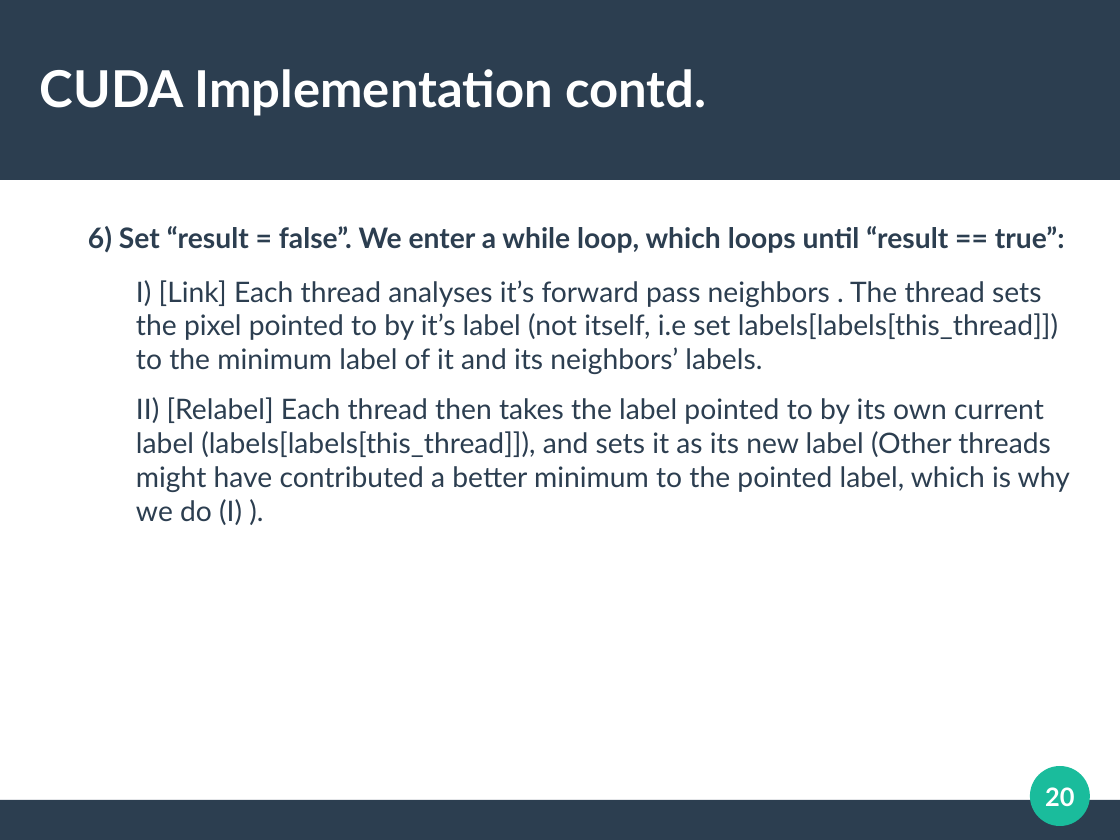
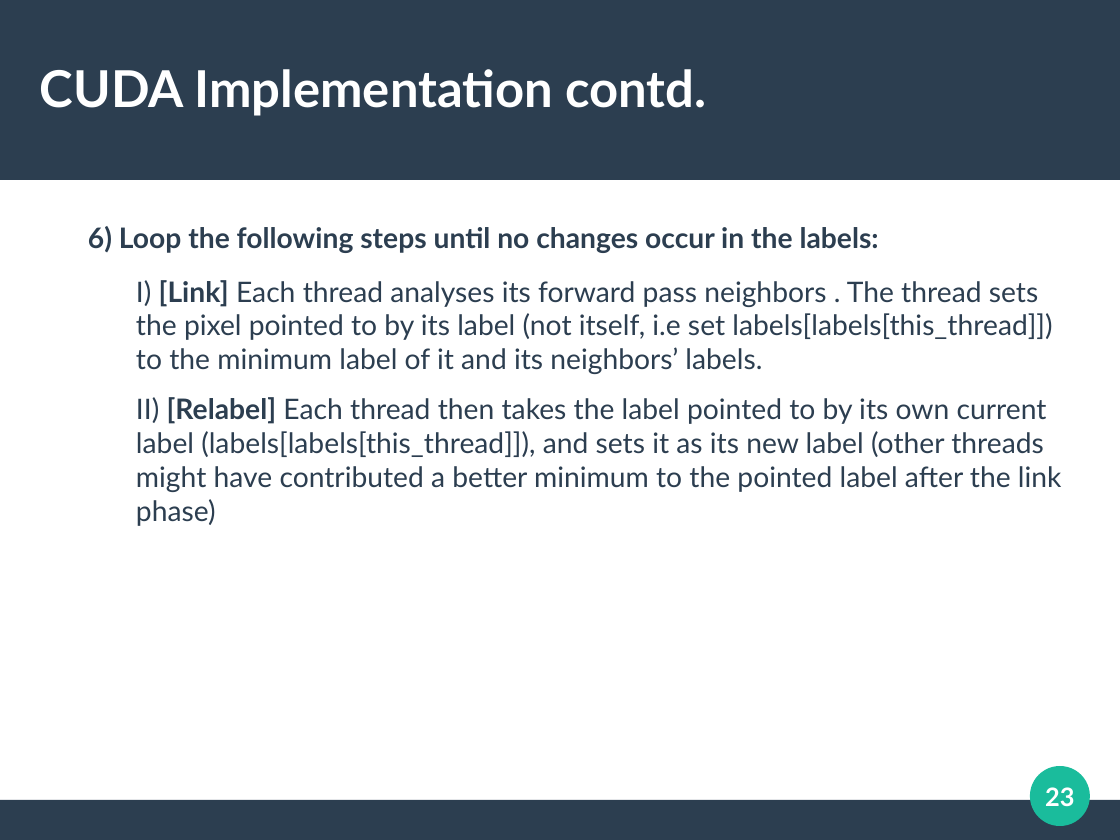
Before and after one commit to cycraig/ConnectedComponentsLabelling, a slide deck: slide 23 of presentation/Presentation.odp (slide 20 before the commit). Drawn at 1120x840 pixels with LibreOffice and Linux fonts; fonts in the diff are those of the drawing. Boxes give left, top, right and bottom in pixels: in the first picture for what was removed or moved away, otherwise in the second. Text is boxed around its words. In the diff, an @@ line names an element or a change of style, - is before the commit and + after.

```diff
--- a/presentation/Presentation.odp
+++ b/presentation/Presentation.odp
@@ text at box(88, 226, 1062, 526): text changed @@
-6) Set “result = false”. We enter a while loop, which loops until “result == true”:
-  I) [Link] Each thread analyses it’s forward pass neighbors . The thread sets the pixel pointed to by it’s label (not itself, i.e set labels[labels[this_thread]]) to the minimum label of it and its neighbors’ labels.
-  II) [Relabel] Each thread then takes the label pointed to by its own current label (labels[labels[this_thread]]), and sets it as its new label (Other threads might have contributed a better minimum to the pointed label, which is why we do (I) ).
+6) Loop the following steps until no changes occur in the labels:
+  I) [Link] Each thread analyses its forward pass neighbors . The thread sets the pixel pointed to by its label (not itself, i.e set labels[labels[this_thread]]) to the minimum label of it and its neighbors’ labels.
+  II) [Relabel] Each thread then takes the label pointed to by its own current label (labels[labels[this_thread]]), and sets it as its new label (other threads might have contributed a better minimum to the pointed label after the link phase)
@@ page number at box(1045, 787, 1074, 806): text changed @@
-20
+23
```
Also in this commit, not shown: 26 other slides changed, 4 slides added, 1 slide removed, 4 other files.
